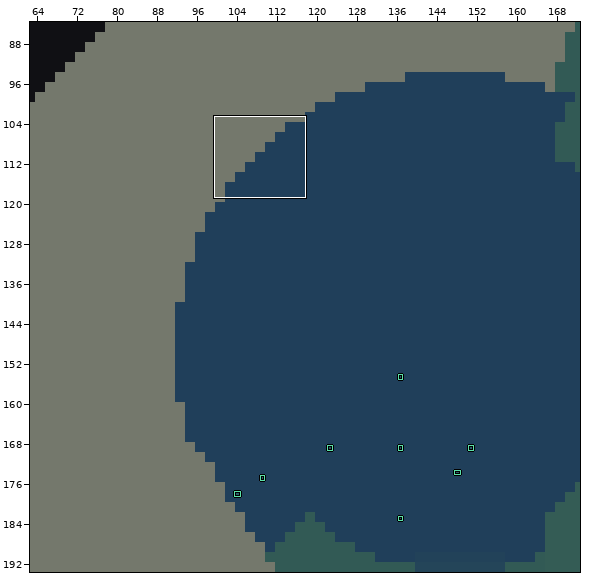
Level history. LDtk project: game/content/maps/world.ldtk. Above: a wide view before the commit, with the close-up outlined.
Close-up. The starting point:
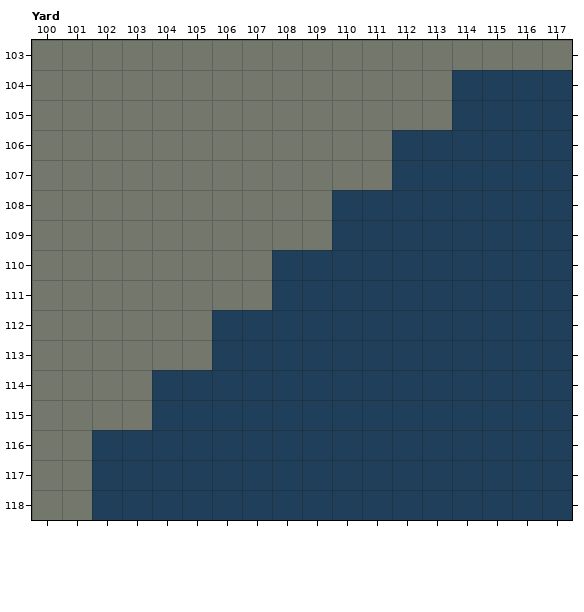
Cells are 10x10 px. Shown: Yard x 100..117, y 103..118. The commit also changed other parts of the map, which this record leaves out.
Once edited:
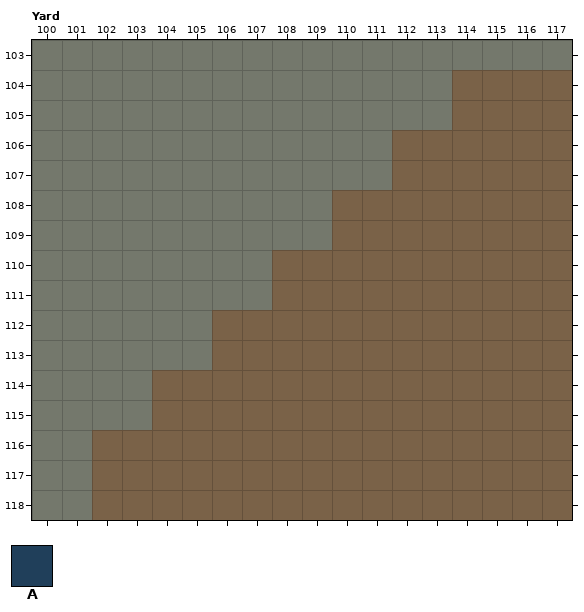
Key: from "Height": A 1 "t1".
_ is an empty cell.
Diff:
Layer "Height":
Tile A is removed in rows 104 to 105 at x 114 to 117; in rows 106 to 107 at x 112 to 117; in rows 108 to 109 at x 110 to 117; in rows 110 to 111 at x 108 to 117; in rows 112 to 113 at x 106 to 117; in rows 114 to 115 at x 104 to 117.
Tile A is removed in rows 116 to 118 at x 102 to 117.
Where, in picture pixels (left, top, right, bottom), the same in both close-ups:
removed: (92, 70, 572, 520)
